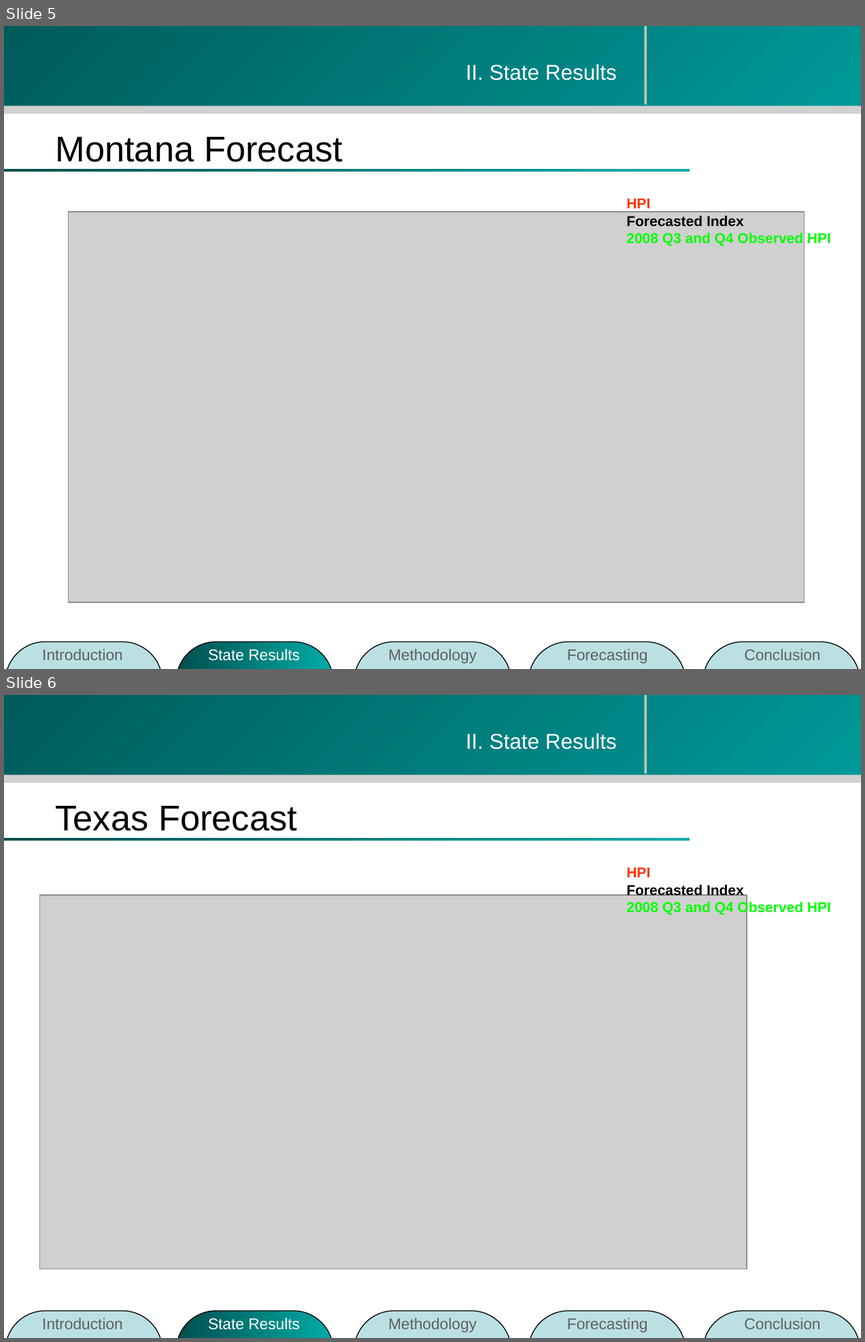
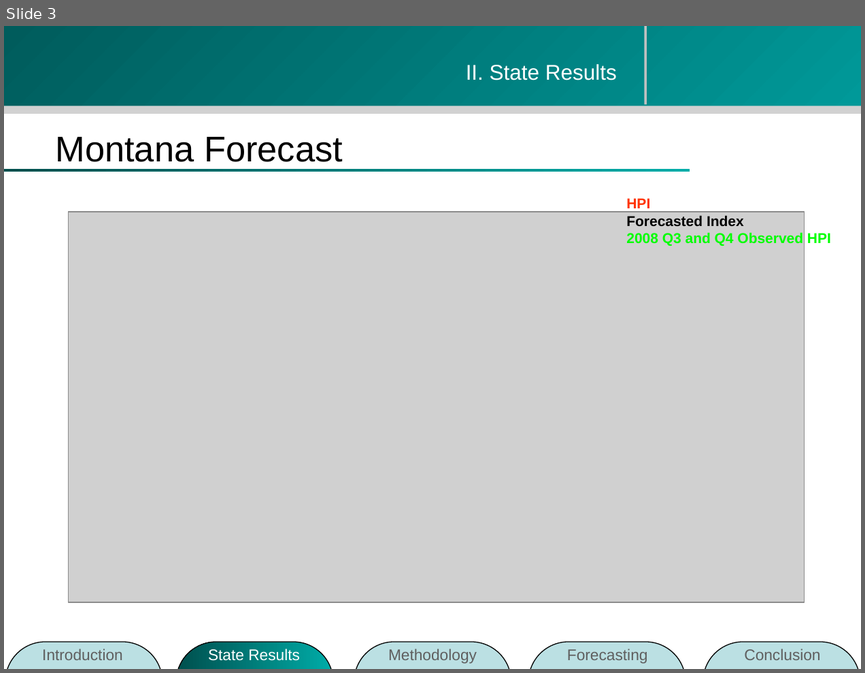
Before and after one commit to zhouzhenghui/svnrepository, a slide deck: SVNRepository/Presentation/mt.ppt. Shown one above the other, each under a label of ours: slides 5 and 6 before the commit, slide 3 after it. The pictures are 865x1342 and 865x673 pixels, drawn with LibreOffice and Linux fonts; fonts in the diff are those of the drawing; grey boxes stand for pictures; background and template pictures are left out. Boxes give left, top, right and bottom in pixels: in the first picture for what was removed or moved away, otherwise in the second. Text is boxed around its words. In the diff, an @@ line names an element or a change of style, - is before the commit and + after.

```diff
--- a/SVNRepository/Presentation/mt.ppt
+++ b/SVNRepository/Presentation/mt.ppt
@@ slide 6 removed at (x1=4, y1=695, x2=861, y2=1338), background #FFFFFF; not listed: 4 template elements that a slide beside it also shows @@
@@ text removed at (x1=466, y1=733, x2=617, y2=749) @@
-II. State Results
@@ title removed at (x1=55, y1=806, x2=297, y2=831) @@
-Texas Forecast
@@ text removed at (x1=626, y1=867, x2=831, y2=915) @@
-HPI
-Forecasted Index
-2008 Q3 and Q4 Observed HPI
@@ picture removed at (x1=40, y1=895, x2=747, y2=1268) @@
@@ group removed at (x1=6, y1=1310, x2=860, y2=1338): 5 rounded rectangles, 5 texts @@
-Introduction
-State Results
-Methodology
-Forecasting
-Conclusion
@@ what was slide 5 is now slide 3 @@
```
Also in this commit, not shown: 2 slides changed, 3 other slides removed.
